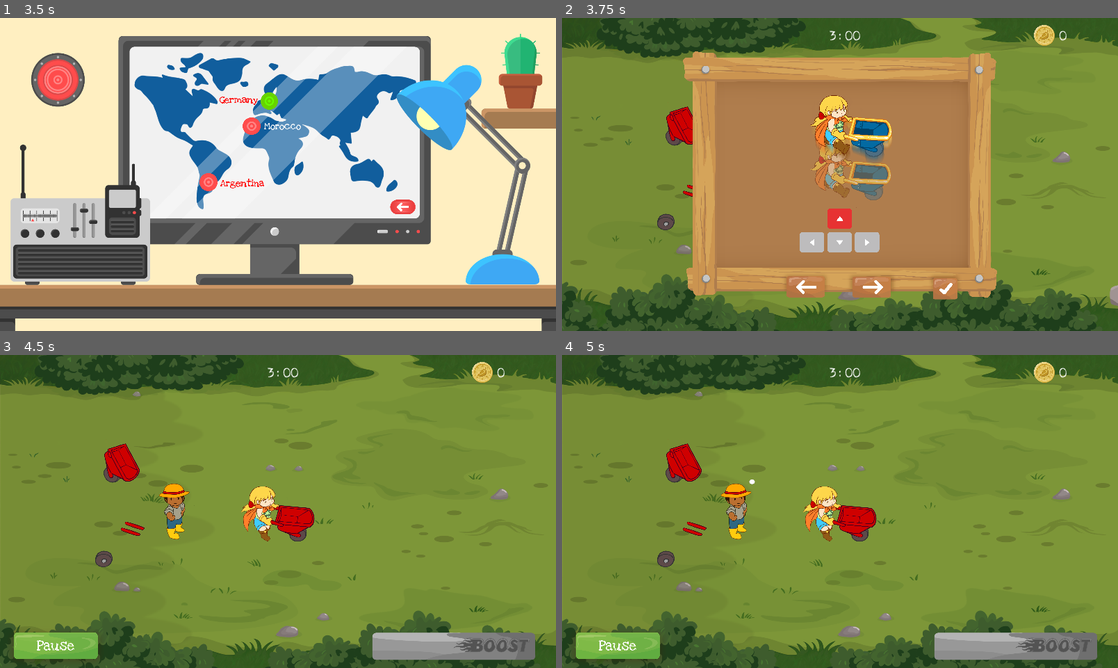
Above: before the commit, frames 1-4 (two rows, left to right).
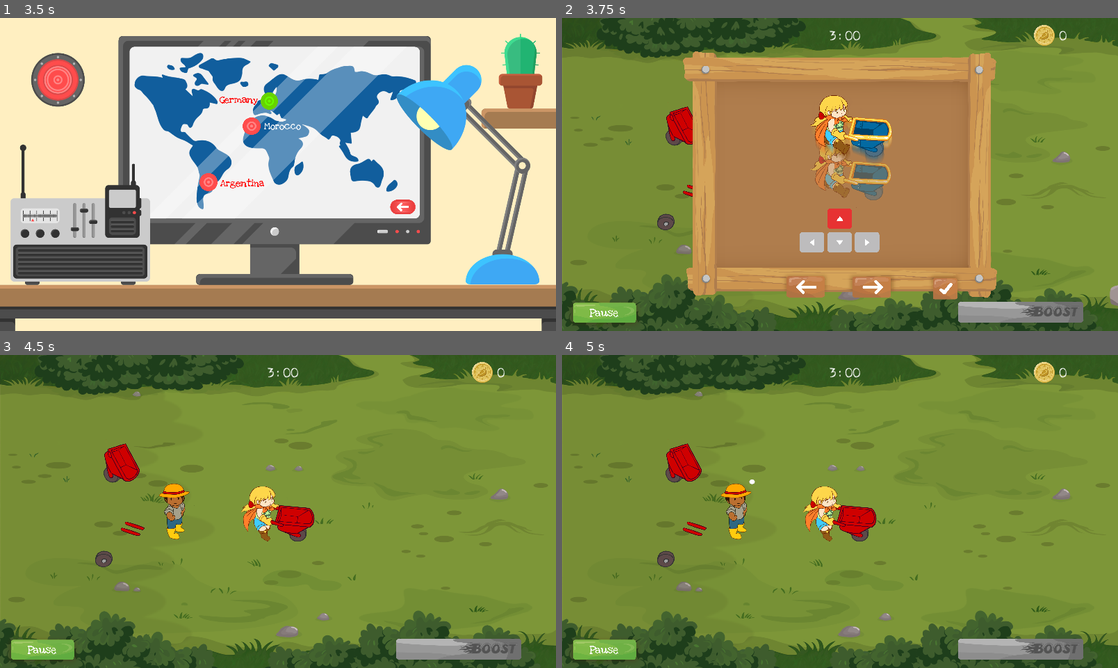
Above: after the commit, the same moments.

Repository: siconline/EcoChampion_Godot
Game: Godot game, scene res://Main.tscn
Same seed, same stepped clock (60 frames per second), same inputs: the game is played once before the commit and once after it.
Inputs (mouse positions are in pixels of both pictures, inside the frame that each line leads up to):
- Up to frame 1 (3.5 s): click "Score" at 0.5 s; click (400, 205) at 1.25 s; click "Level Menu" at 2 s; click "Garbage Patrol" at 2.75 s
- Up to frame 2 (3.75 s): click "Germany" at 3.5 s
- Up to frame 3 (4.5 s): click (383, 621) at 4.25 s
- Up to frame 4 (5 s): no input

Frame 1 is identical in both runs. In frame 2, 2.2% of the frame differs, in the area x 2-94%, y 90-98%; in frame 3, 2.2%; in frame 4, 2.2%.

Commit message:
change scale hud elements

Diff:
--- a/MiniGame01/Hud/Hud.tscn
+++ b/MiniGame01/Hud/Hud.tscn
@@ -51,17 +51,15 @@
 
 [node name="Button_Pause" type="TextureButton" parent="." index="1"]
 
-editor/display_folded = true
-visible = false
 anchor_left = 0.0
 anchor_top = 0.0
 anchor_right = 0.0
 anchor_bottom = 0.0
 margin_left = -950.0
-margin_top = 390.0
+margin_top = 423.0
 margin_right = 867.0
-margin_bottom = 1175.0
-rect_scale = Vector2( 0.2, 0.2 )
+margin_bottom = 1208.0
+rect_scale = Vector2( 0.15, 0.15 )
 rect_pivot_offset = Vector2( 0, 0 )
 rect_clip_content = false
 focus_mode = 2
@@ -377,10 +375,8 @@
 
 [node name="boost" type="Sprite" parent="." index="7"]
 
-editor/display_folded = true
-visible = false
-position = Vector2( 597.482, 465 )
-scale = Vector2( 0.65, 0.65 )
+position = Vector2( 617.482, 476 )
+scale = Vector2( 0.5, 0.5 )
 z_index = 2
 texture = ExtResource( 10 )
 _sections_unfolded = [ "Transform", "Z Index" ]
--- a/MiniGame01/MiniGame01.tscn
+++ b/MiniGame01/MiniGame01.tscn
@@ -1918,7 +1918,7 @@
 "values": [ Vector2( 0.1, 0.1 ), Vector2( 0.1, 0.1 ), Vector2( 0.2, 0.2 ), Vector2( 0.07, 0.07 ), Vector2( 0.1, 0.1 ) ]
 }
 
-[node name="MiniGame01" type="Node2D" index="0"]
+[node name="MiniGame01" type="Node2D"]
 
 script = ExtResource( 1 )
 _sections_unfolded = [ "Pause" ]
